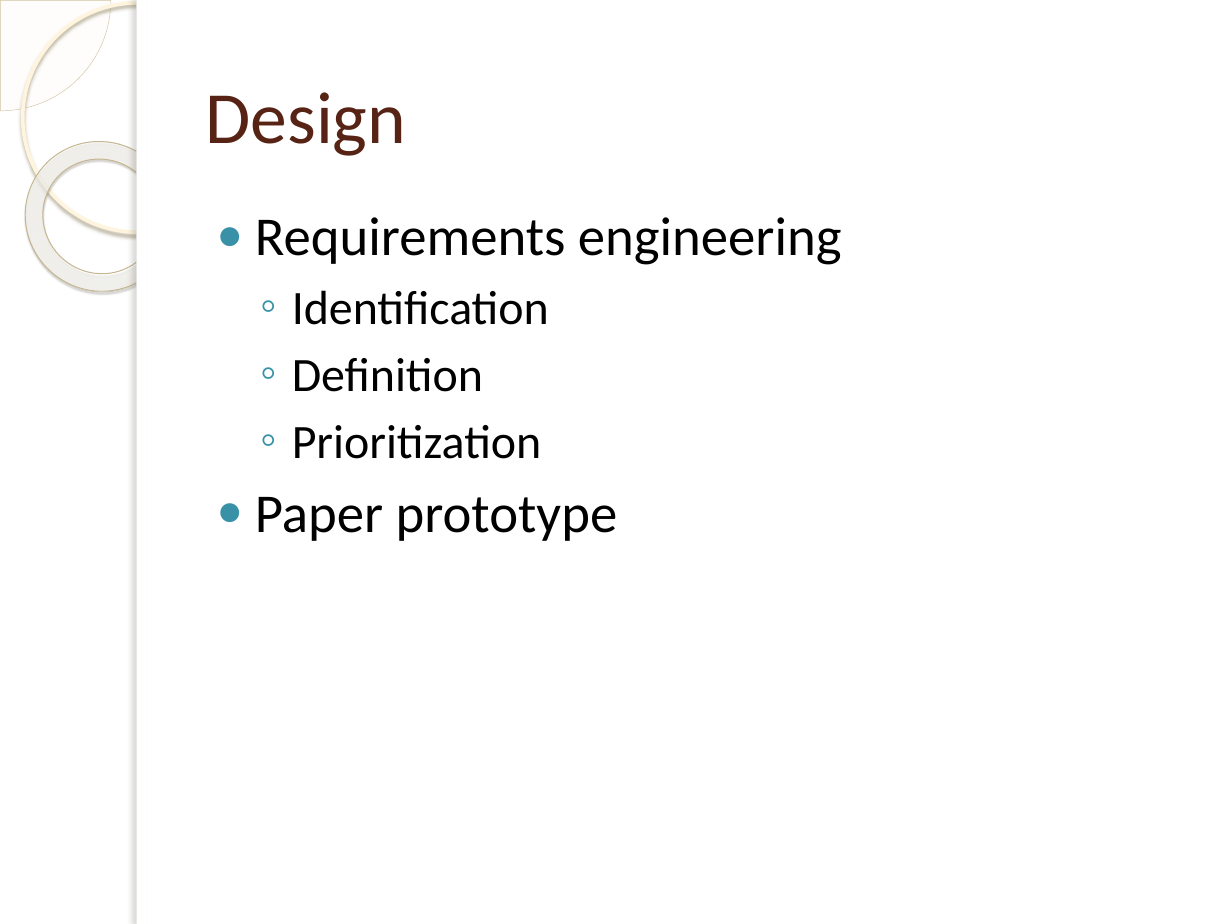
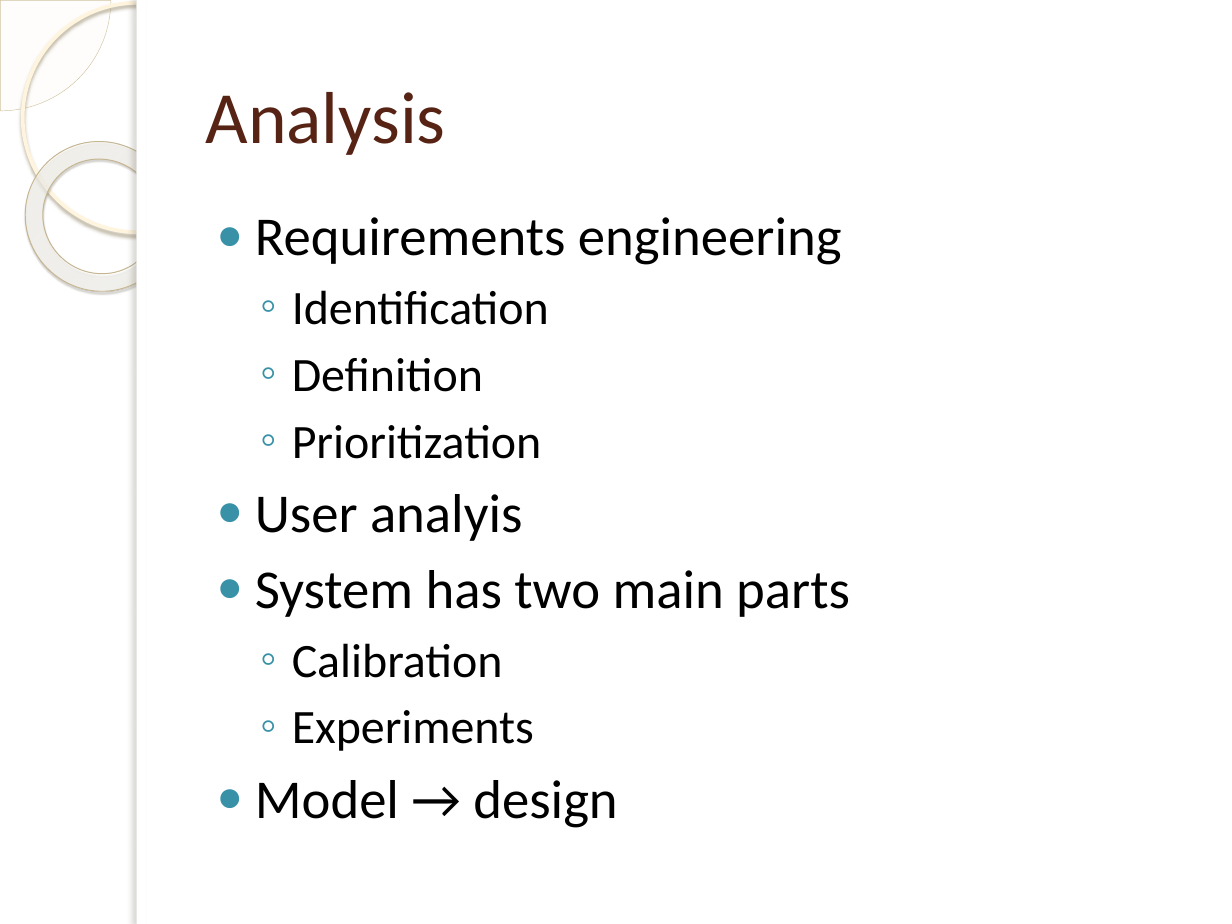
Before and after one commit to jakelamotta/master_thesis, a slide deck: slide 6 of presentations/presentation_1.pptx (slide 7 before the commit). Drawn at 1232x924 pixels with LibreOffice and Linux fonts; fonts in the diff are those of the drawing; background and template pictures are left out. Boxes give left, top, right and bottom in pixels: in the first picture for what was removed or moved away, otherwise in the second. Text is boxed around its words. In the diff, an @@ line names an element or a change of style, - is before the commit and + after.

```diff
--- a/presentations/presentation_1.pptx
+++ b/presentations/presentation_1.pptx
@@ title at [206,92,446,155]: text changed @@
-Design
+Analysis
@@ text at [255,494,850,828]: text changed @@
-● Paper prototype
+● User analyis
+● System has two main parts
+  ◦ Calibration
+  ◦ Experiments
+● Model → design
```
Also in this commit, not shown: 4 other slides changed, 1 slide removed.
